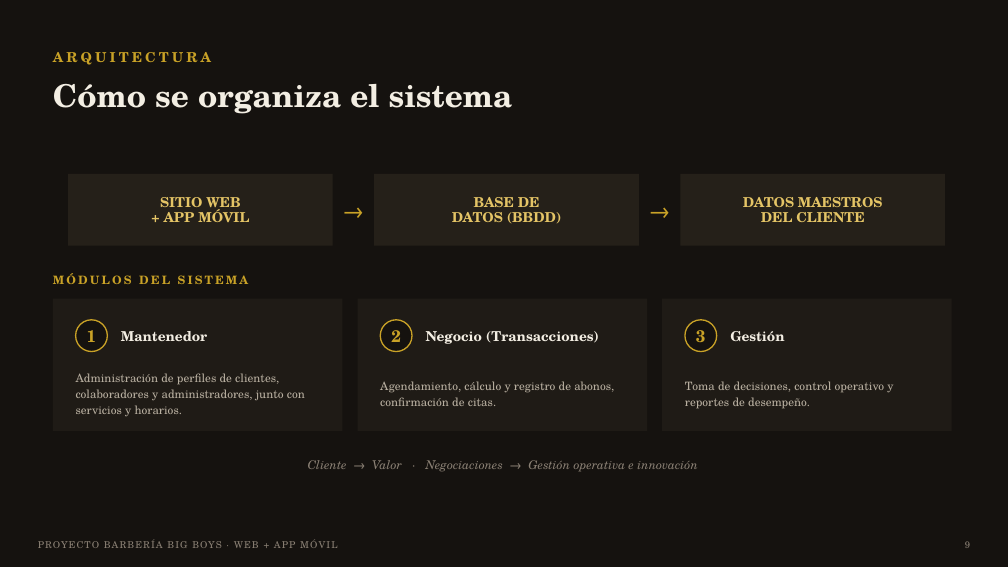
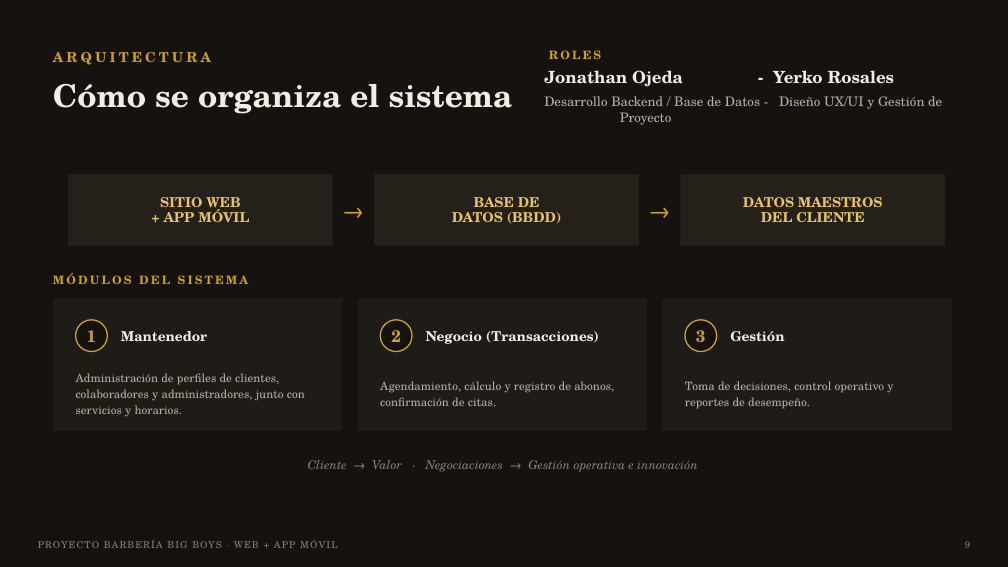
Before and after one commit to Yerko-Rosales/Proyecto_Barberia, a slide deck: slide 9 of Fase 1/Evidencias Grupales/Presentación Proyecto.pptx. Drawn at 1008x567 pixels with LibreOffice and Linux fonts; fonts in the diff are those of the drawing. Boxes give left, top, right and bottom in pixels: in the first picture for what was removed or moved away, otherwise in the second. Text is boxed around its words. In the diff, an @@ line names an element or a change of style, - is before the commit and + after.

Commit message:
actualizacion Jonathan

```diff
--- a/Fase 1/Evidencias Grupales/Presentación Proyecto.pptx
+++ b/Fase 1/Evidencias Grupales/Presentación Proyecto.pptx
@@ text added at box(549, 50, 601, 59), 11 pt, text #C9A227, bold @@
+ROLES
@@ text added at box(544, 70, 895, 87), 16 pt, text #F3EEE3, bold @@
+Jonathan Ojeda - Yerko Rosales
@@ text added at box(544, 96, 942, 125), 12.5 pt, text #B8AFA0 @@
+Desarrollo Backend / Base de Datos - Diseño UX/UI y Gestión de Proyecto
```
Also in this commit, not shown: 1 other slide changed, 3 other files.
